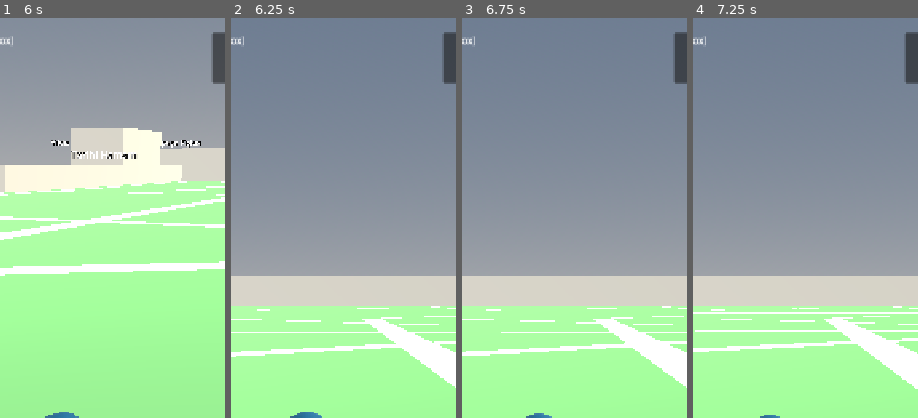
Above: before the commit, frames 1-4 (left to right).
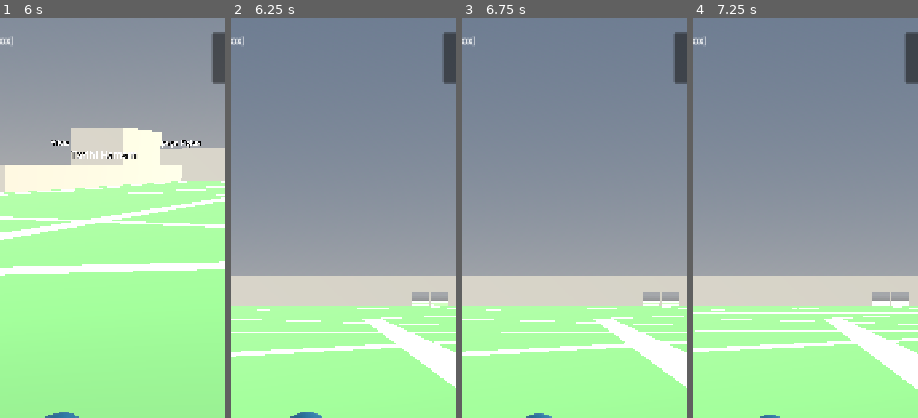
Above: after the commit, the same moments.

Repository: talha24052050/unipet
Game: Godot game, scene res://scenes/main.tscn
The game is run twice, just before and just after one commit, with the same random seed, the same clock (stepped at 60 frames per second) and the same inputs. This scene is started directly instead of the project's main scene.
Inputs (mouse positions are % of the whole screen's width and height, from its top left):
- Up to frame 1 (6 s): tap Enter at 0.5 s; move the mouse to (72, 45) at 0.52 s; hold Right (ui_right) 0.53-1.25 s; click (72, 45) at 0.67 s; drag from (30, 55) to (45, 70) at 1.27 s; click "Pet" at 2 s; click "Başla" at 2.75 s; move the mouse to (60, 28) at 3.52 s; hold Right (ui_right) 3.53-4.25 s; drag from (45, 70) to (20, 35) at 4.27 s; move the mouse to (80, 65) at 5.02 s; hold Left (ui_left) 5.03-5.75 s; drag from (20, 35) to (35, 25) at 5.77 s
- Up to frame 2 (6.25 s): no input
- Up to frame 3 (6.75 s): move the mouse to (55, 50) at 6.52 s; hold Down (ui_down) from 6.53 s (still down); click (55, 50) at 6.67 s
- Up to frame 4 (7.25 s): keep holding Down (ui_down)
The pictures show only the part of the screen within x 33-83%, y 0-50%; the shares and areas given below are measured in that part.

Frame 1 is identical in both runs. In frame 2, 0.5% of the frame differs, in the area x 80-97%, y 68-72%; in frame 3, 0.5%; in frame 4, 0.6%, in the area x 79-96%, y 68-72%.

Commit message:
Kışla'ya geçitler: yolların duvara değdiği/kestiği yerlerde 4 m açıklık (lento ve çatı kalır); avludan dışarı yürüme yolu doğrulandı (19 geçit)
Claude-Session: https://claude.ai/code/session_01W3xfYM39N4DkoDcWJ4iSdQ

Diff:
--- a/game/src/world/greybox_builder.gd
+++ b/game/src/world/greybox_builder.gd
@@ -22,8 +22,15 @@
 const AREA_Y: float = 0.02
 const PATH_Y: float = 0.04
 const GROUND_MARGIN: float = 30.0
+## Yürüme yolunun bina duvarını kestiği yerde açılan geçit (ör. Kışla'nın avlu kapıları).
+const GATE_WIDTH: float = 4.0
+const GATE_HEIGHT: float = 3.2
+## Yol ucu duvara bu kadar yakınsa giriş sayılır (metre).
+const GATE_TOUCH_DIST: float = 0.6
 
 var building_count: int = 0
+var gate_count: int = 0
+var _path_lines: Array[PackedVector2Array] = []
 
 
 func _ready() -> void:
@@ -37,6 +44,7 @@
 		_build_area(a)
 	for p: Dictionary in data.get("paths", []):
 		_build_path(p)
+		_path_lines.append(to_polygon(p.get("points", [])))
 	for b: Dictionary in data.get("buildings", []):
 		_build_building(b)
 
@@ -57,11 +65,56 @@
 	return poly
 
 
+## Duvarda açılacak geçitler: kenar indeksi → [kenar üzerindeki oran (0..1)].
+## İki durum: (1) yol duvarı kesip geçiyor, (2) yolun ucu duvara değiyor (OSM'de giriş/pasaj böyle çizilir;
+## ör. Kışla'nın avlu kapıları). Köşeye denk gelen giriş, geçit sığacak şekilde komşu kenarın içine kaydırılır.
+static func find_gates(poly: PackedVector2Array, paths: Array[PackedVector2Array]) -> Dictionary:
+	var gates: Dictionary = {}
+	var n: int = poly.size()
+	for line: PackedVector2Array in paths:
+		if line.size() < 2:
+			continue
+		# (2) uçlar
+		for e: Vector2 in [line[0], line[line.size() - 1]]:
+			var best: int = -1
+			var best_d: float = GATE_TOUCH_DIST
+			for i: int in n:
+				var cp: Vector2 = Geometry2D.get_closest_point_to_segment(e, poly[i], poly[(i + 1) % n])
+				var dd: float = cp.distance_to(e)
+				if dd <= best_d and poly[i].distance_to(poly[(i + 1) % n]) >= GATE_WIDTH + 1.0:
+					best_d = dd
+					best = i
+			if best != -1:
+				_add_gate(gates, poly, best, e)
+		# (1) kesişimler
+		for i: int in n:
+			for j: int in line.size() - 1:
+				var hit: Variant = Geometry2D.segment_intersects_segment(poly[i], poly[(i + 1) % n], line[j], line[j + 1])
+				if hit != null and poly[i].distance_to(poly[(i + 1) % n]) >= GATE_WIDTH + 1.0:
+					_add_gate(gates, poly, i, hit)
+	return gates
+
+
+static func _add_gate(gates: Dictionary, poly: PackedVector2Array, i: int, at: Vector2) -> void:
+	var a: Vector2 = poly[i]
+	var b: Vector2 = poly[(i + 1) % poly.size()]
+	var edge_len: float = a.distance_to(b)
+	var margin: float = (GATE_WIDTH * 0.5 + 0.3) / edge_len
+	var t: float = clampf(a.distance_to(Geometry2D.get_closest_point_to_segment(at, a, b)) / edge_len, margin, 1.0 - margin)
+	var list: Array = gates.get(i, [])
+	if list.all(func(o: float) -> bool: return absf(o - t) * edge_len > GATE_WIDTH):
+		list.append(t)
+	gates[i] = list
+
+
 ## Taban çokgenini `height` kadar yukarı uzatan kapalı mesh. Çokgen basit değilse null.
-static func extrude_polygon(poly: PackedVector2Array, height: float) -> ArrayMesh:
+## `paths` verilirse, yolların duvarı kestiği yerlerde GATE_WIDTH genişliğinde, GATE_HEIGHT yüksekliğinde geçit açılır
+## (geçidin üstündeki duvar ve çatı kalır).
+static func extrude_polygon(poly: PackedVector2Array, height: float, paths: Array[PackedVector2Array] = []) -> ArrayMesh:
 	# XZ düzleminde (x, z) → saat yönü/tersi fark etmesin diye tek yöne çevir.
 	if Geometry2D.is_polygon_clockwise(poly):
 		poly.reverse()
+	var gates: Dictionary = find_gates(poly, paths) if not paths.is_empty() else {}
 	var tris: PackedInt32Array = Geometry2D.triangulate_polygon(poly)
 	if tris.is_empty():
 		return null
@@ -80,12 +133,41 @@
 		var b: Vector2 = poly[(i + 1) % n]
 		var a0: Vector3 = Vector3(a.x, 0.0, a.y)
 		var b0: Vector3 = Vector3(b.x, 0.0, b.y)
+		if gates.has(i):
+			_add_wall_with_gates(st, a, b, height, gates[i])
+			continue
 		var a1: Vector3 = Vector3(a.x, height, a.y)
 		var b1: Vector3 = Vector3(b.x, height, b.y)
 		for v: Vector3 in [a0, b1, a1, a0, b0, b1]:
 			st.add_vertex(v)
 	st.generate_normals()
 	return st.commit()
+
+
+## Duvar parçası: [t0, t1] aralığı, [y0, y1] yüksekliği.
+static func _add_wall_piece(st: SurfaceTool, a: Vector2, b: Vector2, t0: float, t1: float, y0: float, y1: float) -> void:
+	var p: Vector2 = a.lerp(b, t0)
+	var q: Vector2 = a.lerp(b, t1)
+	var p0: Vector3 = Vector3(p.x, y0, p.y)
+	var q0: Vector3 = Vector3(q.x, y0, q.y)
+	var p1: Vector3 = Vector3(p.x, y1, p.y)
+	var q1: Vector3 = Vector3(q.x, y1, q.y)
+	for v: Vector3 in [p0, q1, p1, p0, q0, q1]:
+		st.add_vertex(v)
+
+
+## Geçitli duvar: geçitlerin arası tam boy, geçidin üstü (lento) GATE_HEIGHT'tan yukarısı.
+static func _add_wall_with_gates(st: SurfaceTool, a: Vector2, b: Vector2, height: float, ts: Array) -> void:
+	var half: float = GATE_WIDTH * 0.5 / a.distance_to(b)
+	var sorted: Array = ts.duplicate()
+	sorted.sort()
+	var cursor: float = 0.0
+	for t: float in sorted:
+		_add_wall_piece(st, a, b, cursor, t - half, 0.0, height)
+		if height > GATE_HEIGHT:
+			_add_wall_piece(st, a, b, t - half, t + half, GATE_HEIGHT, height)
+		cursor = t + half
+	_add_wall_piece(st, a, b, cursor, 1.0, 0.0, height)
 
 
 static func flat_polygon_mesh(poly: PackedVector2Array, y: float) -> ArrayMesh:
@@ -131,7 +213,8 @@
 func _build_building(b: Dictionary) -> void:
 	var poly: PackedVector2Array = to_polygon(b.get("points", []))
 	var height: float = float(b.get("height", 10.0))
-	var mesh: ArrayMesh = extrude_polygon(poly, height)
+	var mesh: ArrayMesh = extrude_polygon(poly, height, _path_lines)
+	gate_count += _count_gates(poly)
 	if mesh == null:
 		push_warning("Bina üçgenlenemedi, atlandı: %s" % b.get("name", "?"))
 		return
@@ -202,6 +285,16 @@
 	add_child(mi)
 
 
+func _count_gates(poly: PackedVector2Array) -> int:
+	var p: PackedVector2Array = poly.duplicate()
+	if Geometry2D.is_polygon_clockwise(p):
+		p.reverse()
+	var total: int = 0
+	for list: Array in find_gates(p, _path_lines).values():
+		total += list.size()
+	return total
+
+
 static func _polygon_center(poly: PackedVector2Array) -> Vector2:
 	var sum: Vector2 = Vector2.ZERO
 	for v: Vector2 in poly:
--- a/game/tests/test_greybox.gd
+++ b/game/tests/test_greybox.gd
@@ -46,3 +46,46 @@
 	if wall.dot(outward) <= 0.0:
 		return "duvar içe bakıyor"
 	return ""
+
+
+func _paths(d: Dictionary) -> Array[PackedVector2Array]:
+	var out: Array[PackedVector2Array] = []
+	for p: Dictionary in d["paths"]:
+		out.append(Greybox.to_polygon(p["points"]))
+	return out
+
+
+func test_kisla_has_gates() -> String:
+	var d: Dictionary = Greybox.load_data(DATA)
+	for b: Dictionary in d["buildings"]:
+		if str(b.get("name", "")).contains("Kışla") and not str(b.get("name", "")).contains("Mescit"):
+			var poly: PackedVector2Array = Greybox.to_polygon(b["points"])
+			if Geometry2D.is_polygon_clockwise(poly):
+				poly.reverse()
+			var n: int = 0
+			for list: Array in Greybox.find_gates(poly, _paths(d)).values():
+				n += list.size()
+			if n < 2:
+				return "Kışla'da %d geçit var, en az 2 olmalı (avludan çıkılamaz)" % n
+			return ""
+	return "Kışla bulunamadı"
+
+
+func test_gate_cuts_wall() -> String:
+	var square: PackedVector2Array = PackedVector2Array([Vector2(0, 0), Vector2(20, 0), Vector2(20, 20), Vector2(0, 20)])
+	var path: Array[PackedVector2Array] = [PackedVector2Array([Vector2(10, -5), Vector2(10, 25)])]
+	var gates: Dictionary = Greybox.find_gates(square, path)
+	if gates.size() != 2:
+		return "kare içinden geçen yol 2 duvarı kesmeli: %s" % gates
+	var entry: Array[PackedVector2Array] = [PackedVector2Array([Vector2(10, -5), Vector2(10, 0)])]
+	if Greybox.find_gates(square, entry).size() != 1:
+		return "duvarda biten yol (giriş) tek geçit açmalı"
+	var corner: Array[PackedVector2Array] = [PackedVector2Array([Vector2(-5, -5), Vector2(0, 0)])]
+	if Greybox.find_gates(square, corner).is_empty():
+		return "köşede biten giriş komşu kenara kaydırılmalı"
+	var m: ArrayMesh = Greybox.extrude_polygon(square, 6.0, path)
+	var v: PackedVector3Array = m.surface_get_arrays(0)[Mesh.ARRAY_VERTEX]
+	for p: Vector3 in v:
+		if p.y < Greybox.GATE_HEIGHT - 0.01 and absf(p.x - 10.0) < Greybox.GATE_WIDTH * 0.5 - 0.01 and (p.z < 0.01 or p.z > 19.99):
+			return "geçit aralığında yerde duvar köşesi var: %s" % p
+	return ""
